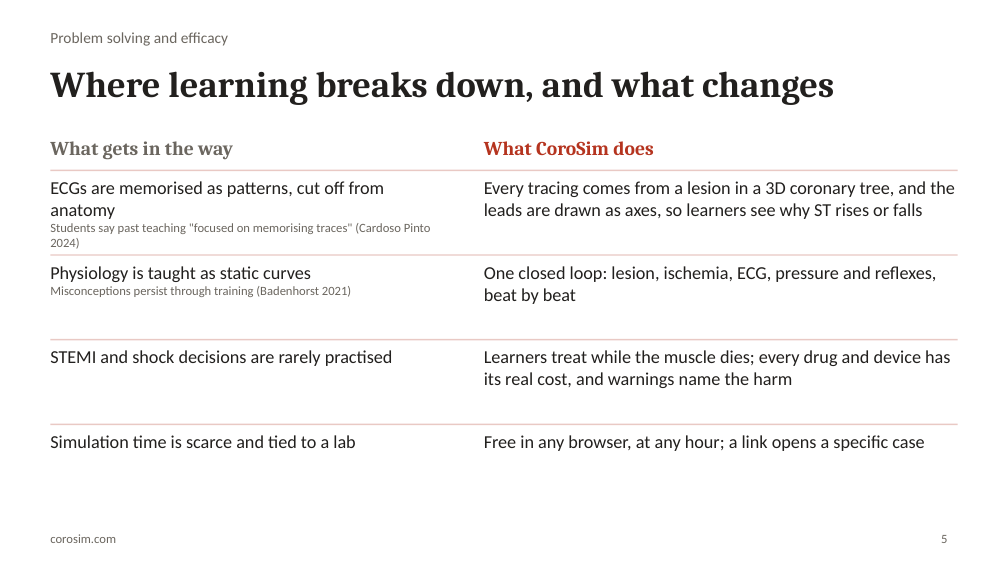
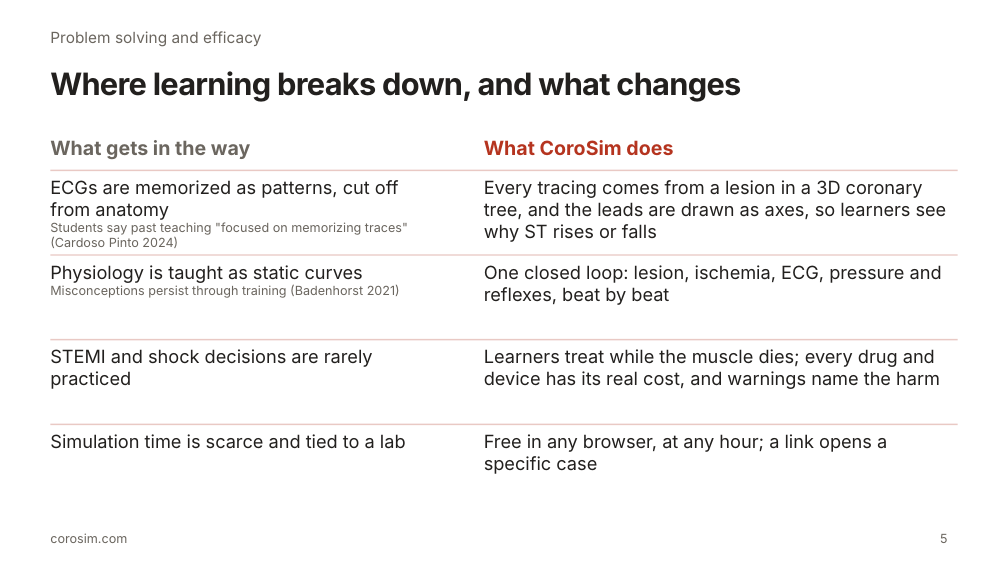
Before and after one commit to sirpravnp/corosim, a slide deck: slide 5 of docs/acc-sim-competition/CoroSim_ACC_Cardio_Sim_Creator.pptx. Drawn at 1008x567 pixels with LibreOffice and Linux fonts; fonts in the diff are those of the drawing. Boxes give left, top, right and bottom in pixels: in the first picture for what was removed or moved away, otherwise in the second. Text is boxed around its words. In the diff, an @@ line names an element or a change of style, - is before the commit and + after.

```diff
--- a/docs/acc-sim-competition/CoroSim_ACC_Cardio_Sim_Creator.pptx
+++ b/docs/acc-sim-competition/CoroSim_ACC_Cardio_Sim_Creator.pptx
@@ title "Where learning breaks down, and ..." at [50,71,741,102]: size 26 to 22 pt, font Cambria to Inter, letter spacing 0 to -0.5 pt @@
@@ text "What gets in the way" at [50,140,251,159]: font Cambria to Inter @@
@@ text "What CoroSim does" at [484,140,673,156]: font Cambria to Inter @@
@@ text at [50,180,408,248]: text changed; font Calibri to Inter @@
-ECGs are memorised as patterns, cut off from anatomy
-Students say past teaching "focused on memorising traces" (Cardoso Pinto 2024)
+ECGs are memorized as patterns, cut off from anatomy
+Students say past teaching "focused on memorizing traces" (Cardoso Pinto 2024)
@@ text at [50,349,373,389]: text changed; font Calibri to Inter @@
-STEMI and shock decisions are rarely practised
+STEMI and shock decisions are rarely practiced
@@ font Calibri to Inter in 9 elements at [50,31,261,47], [484,180,947,242], [50,265,400,298], [484,265,942,305], [484,349,940,389], [50,434,406,449], [484,434,887,474], [940,534,947,543], [50,533,127,543] @@
```
Also in this commit, not shown: 18 other slides changed, 1 other file.
